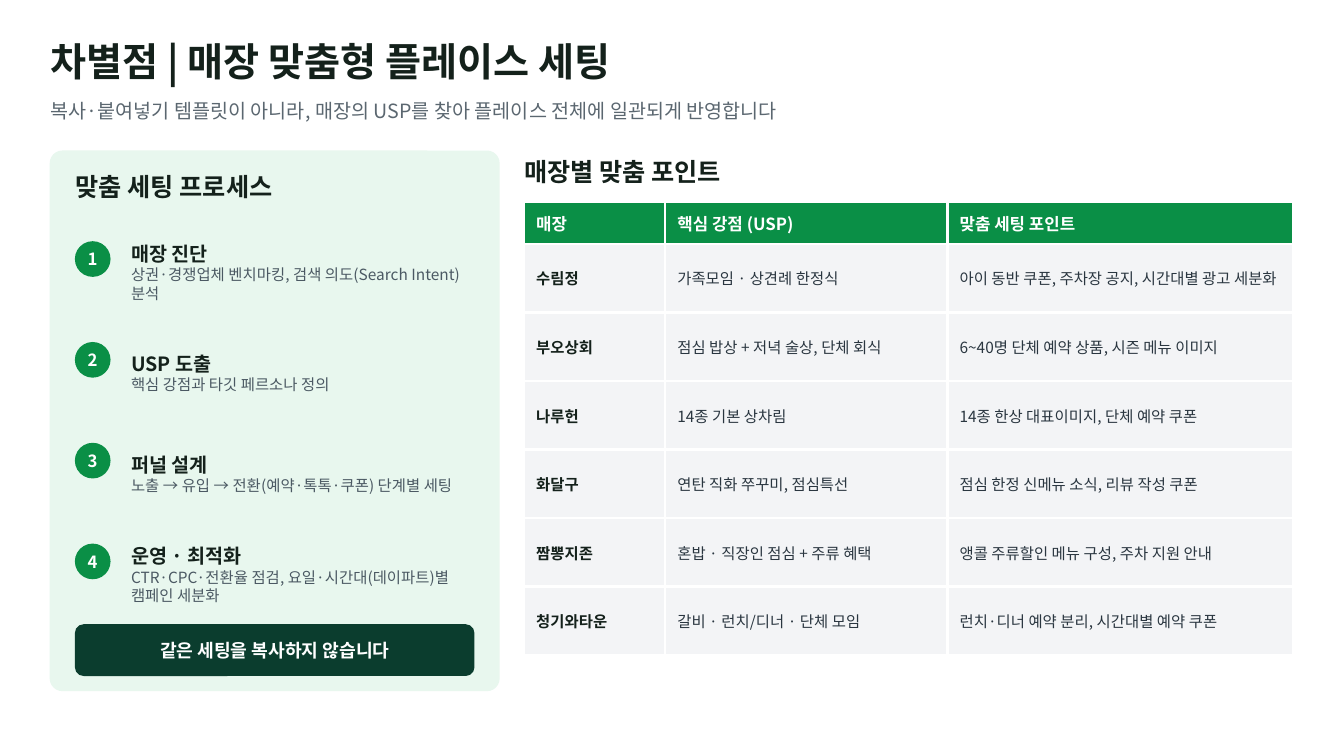
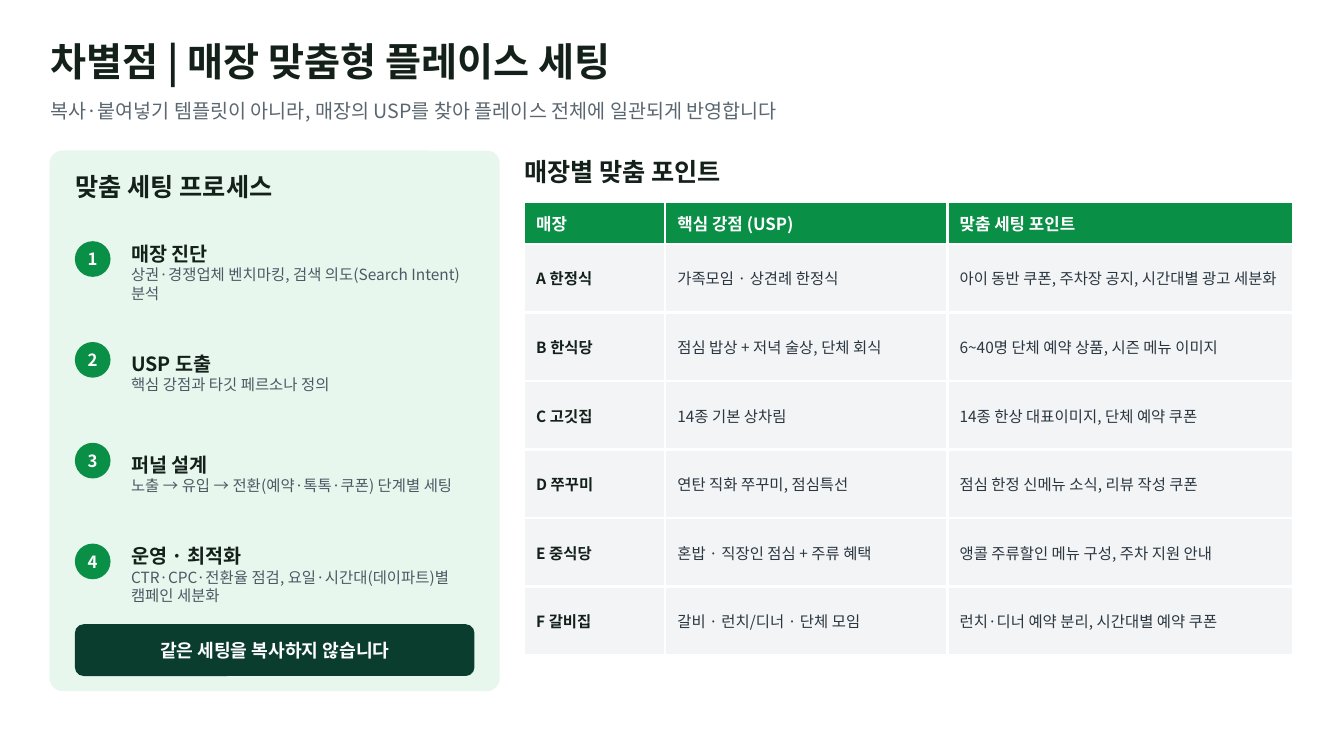
Before and after one commit to alfk0615/placeon, a slide deck: slide 3 of out/company_reference_proposal.pptx. Drawn at 1344x756 pixels with LibreOffice and Linux fonts; fonts in the diff are those of the drawing. Boxes give left, top, right and bottom in pixels: in the first picture for what was removed or moved away, otherwise in the second. Text is boxed around its words. In the diff, an @@ line names an element or a change of style, - is before the commit and + after.

```diff
--- a/out/company_reference_proposal.pptx
+++ b/out/company_reference_proposal.pptx
@@ table at (524, 202, 1294, 634) @@
-row 2, column 1: 수림정
+row 2, column 1: A 한정식
-row 3, column 1: 부오상회
+row 3, column 1: B 한식당
-row 4, column 1: 나루헌
+row 4, column 1: C 고깃집
-row 5, column 1: 화달구
+row 5, column 1: D 쭈꾸미
-row 6, column 1: 짬뽕지존
+row 6, column 1: E 중식당
-row 7, column 1: 청기와타운
+row 7, column 1: F 갈비집
```
Also in this commit, not shown: 14 other slides changed.
